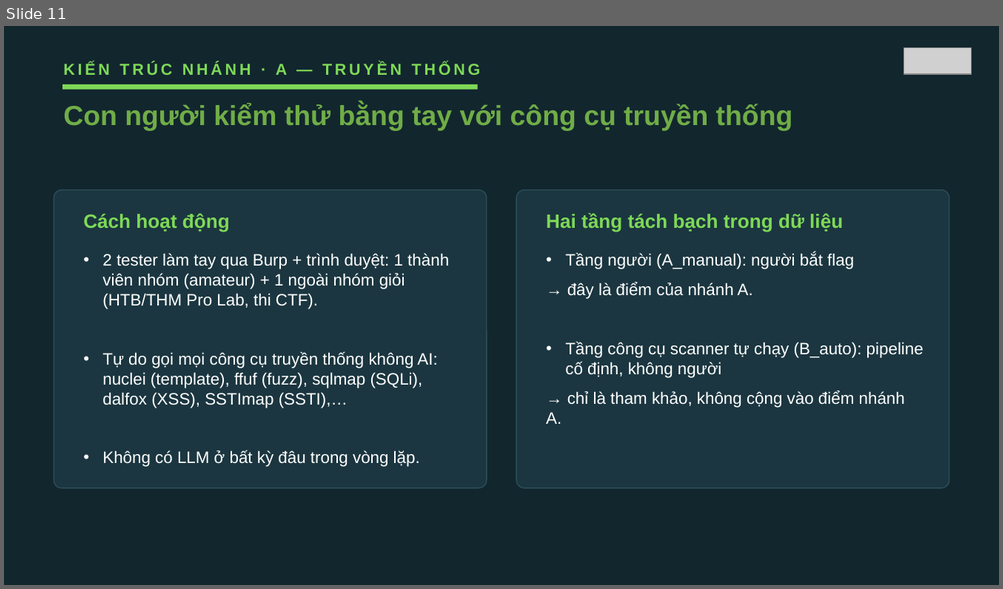
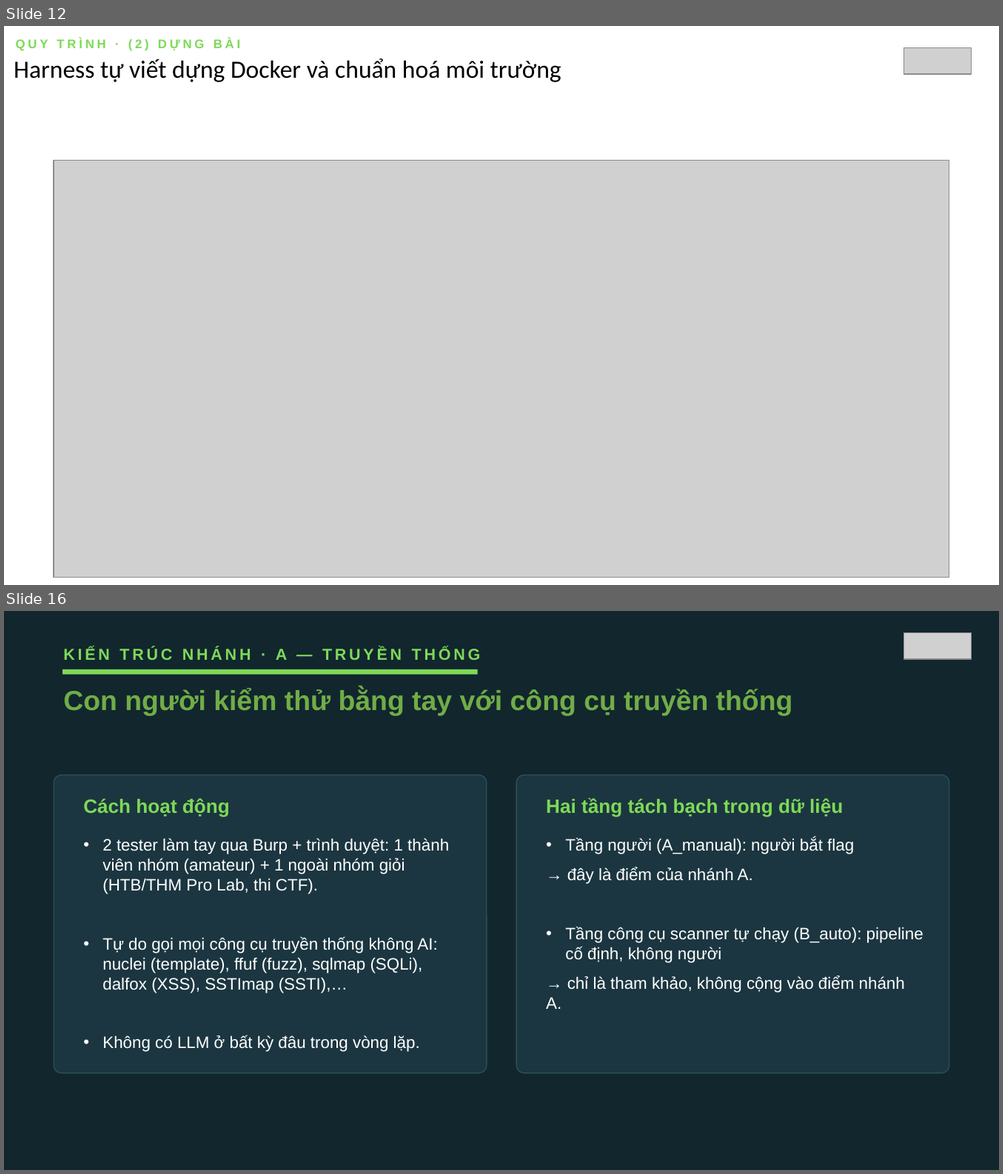
Before and after one commit to VuNguyenBinh/KLTN-FA26, a slide deck: Slide/KTLN_slide.pptx. Shown one above the other, each under a label of ours: slide 11 before the commit, slides 12 and 16 after it; the slides between them are not shown. The pictures are 1003x589 and 1003x1174 pixels, drawn with LibreOffice and Linux fonts; fonts in the diff are those of the drawing; grey boxes stand for pictures. Boxes give left, top, right and bottom in pixels: in the first picture for what was removed or moved away, otherwise in the second. Text is boxed around its words. In the diff, an @@ line names an element or a change of style, - is before the commit and + after.

```diff
--- a/Slide/KTLN_slide.pptx
+++ b/Slide/KTLN_slide.pptx
@@ slide 12 added at bbox=[4, 26, 999, 585], background #FFFFFF @@
@@ text added at bbox=[16, 38, 240, 51], 9 pt, text #7ED957, bold @@
+QUY TRÌNH · (2) DỰNG BÀI
@@ text added at bbox=[14, 59, 561, 82], 18 pt, text #000000 @@
+Harness tự viết dựng Docker và chuẩn hoá môi trường
@@ picture added at bbox=[903, 48, 970, 74] @@
@@ picture added at bbox=[54, 160, 949, 578] @@
@@ what was slide 11 is now slide 16 @@
```
Also in this commit, not shown: 4 other slides added, 2 other files.
